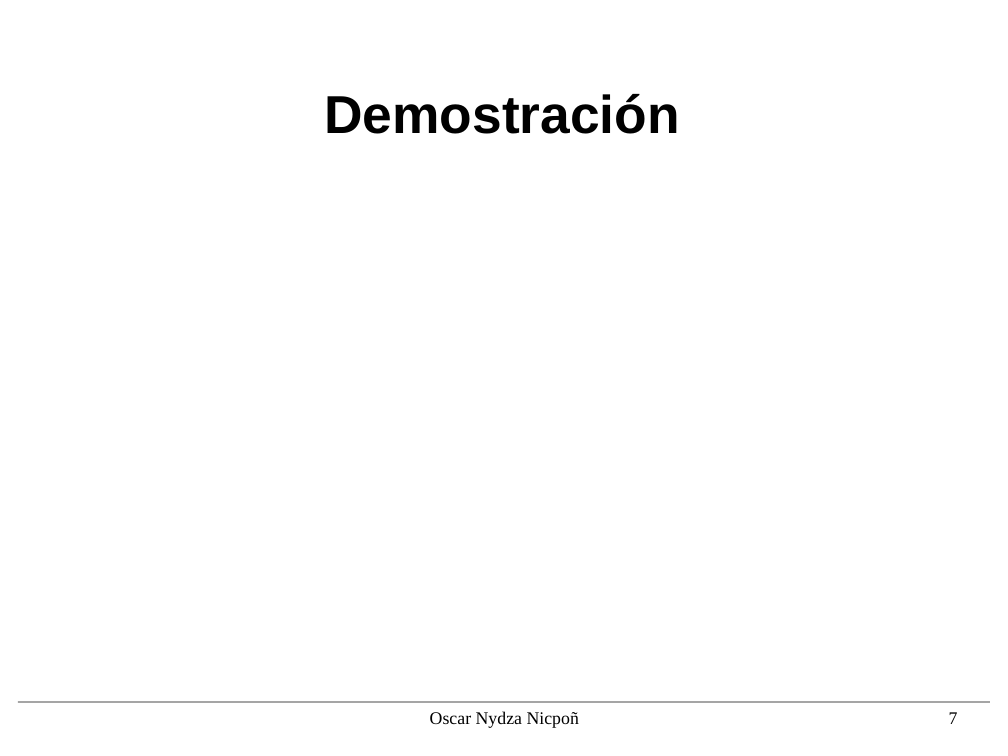
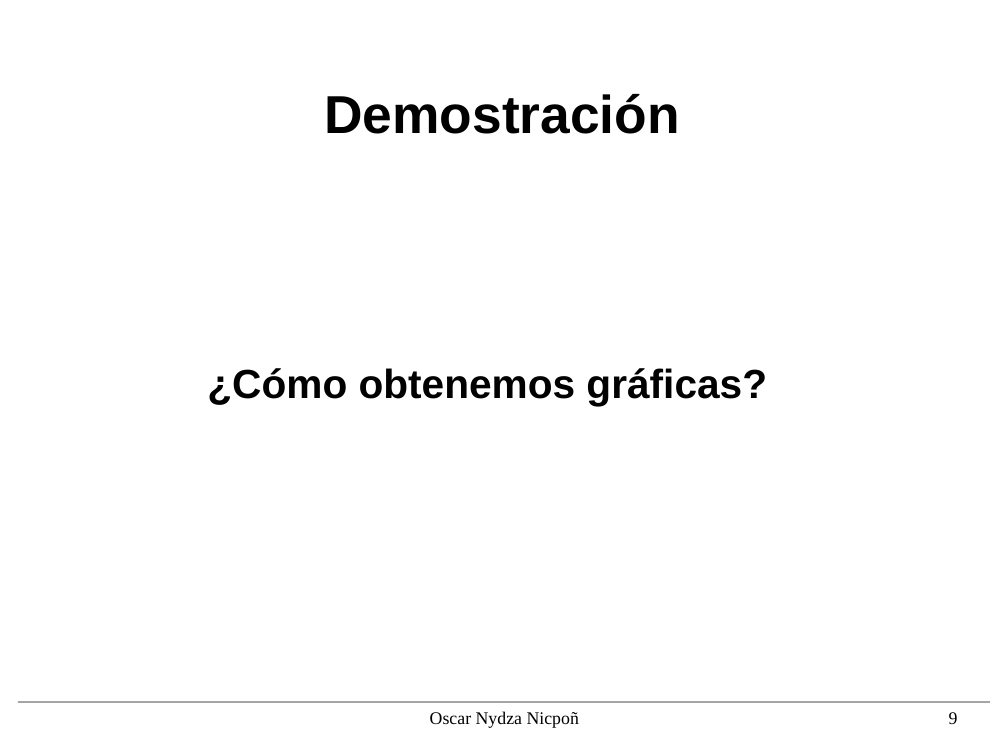
Before and after one commit to nipsn/Spark-TFG, a slide deck: slide 9 of presentacion/diapos.odp (slide 7 before the commit). Drawn at 1008x756 pixels with LibreOffice and Linux fonts; fonts in the diff are those of the drawing; background and template pictures are left out. Boxes give left, top, right and bottom in pixels: in the first picture for what was removed or moved away, otherwise in the second. Text is boxed around its words. In the diff, an @@ line names an element or a change of style, - is before the commit and + after.

```diff
--- a/presentacion/diapos.odp
+++ b/presentacion/diapos.odp
@@ title added at bbox=[207, 368, 767, 406], 32 pt, text #000000, bold @@
+¿Cómo obtenemos gráficas?
@@ page number at bbox=[949, 712, 958, 724]: text changed @@
-7
+9
```
Also in this commit, not shown: 7 other slides changed, 8 slides added, 2 other files.
